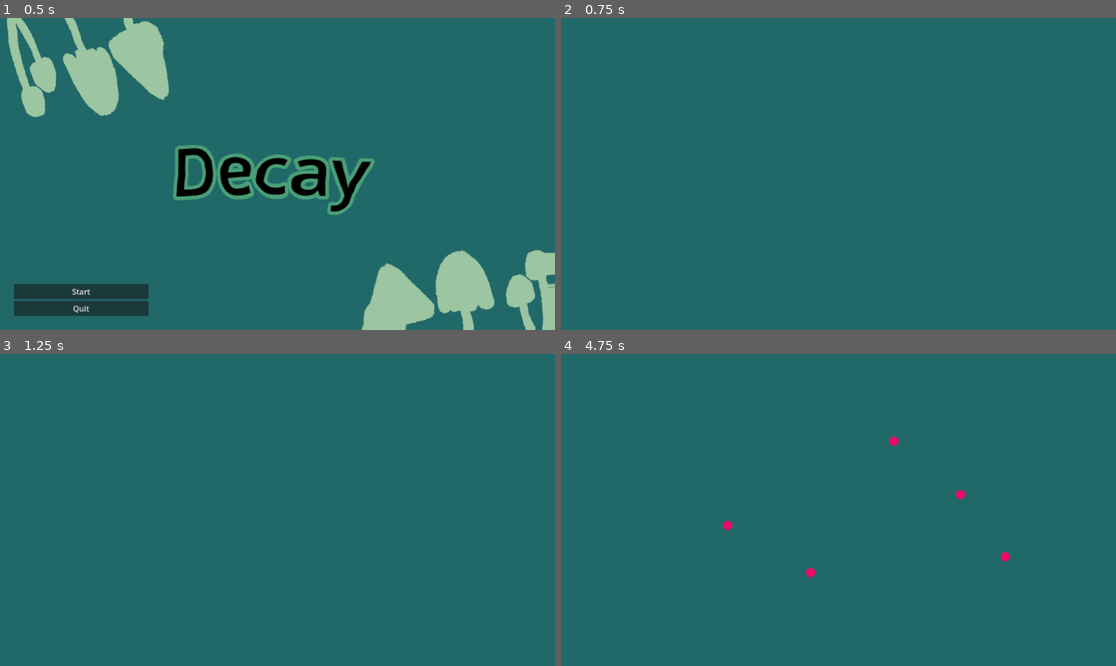
Above: before the commit, frames 1-4 (two rows, left to right).
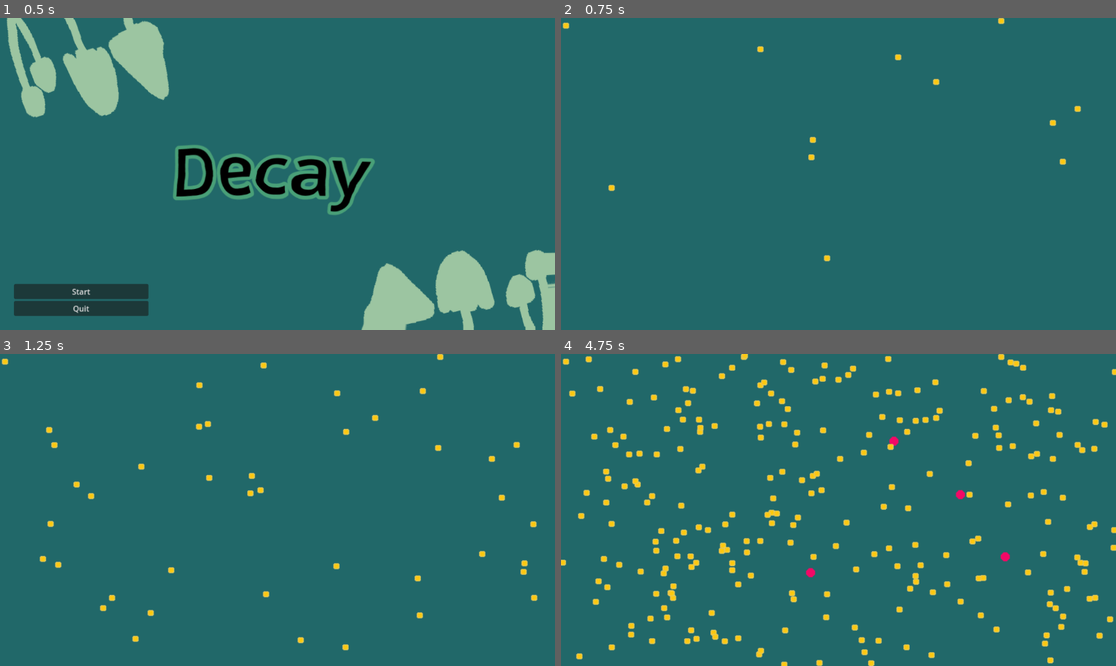
Above: after the commit, the same moments.

Repository: Alpha-Hotel/GameJamJan24
Game: Godot game, scene res://Scenes/menu.tscn
Same seed, same stepped clock (60 frames per second), same inputs: the game is played once before the commit and once after it.
Inputs (mouse positions are in pixels of both pictures, inside the frame that each line leads up to):
- Up to frame 1 (0.5 s): no input
- Up to frame 2 (0.75 s): click "Start" at 0.5 s
- Up to frame 3 (1.25 s): no input
- Up to frame 4 (4.75 s): move the mouse to (960, 494) at 1.27 s; click (960, 494) at 1.35 s; move the mouse to (727, 525) at 2.02 s; click (727, 525) at 2.1 s; move the mouse to (894, 441) at 2.77 s; click (894, 441) at 2.85 s; move the mouse to (810, 572) at 3.52 s; click (810, 572) at 3.6 s; move the mouse to (1005, 556) at 4.27 s; click (1005, 556) at 4.35 s

Frame 1 is identical in both runs. In frame 2, 0.3% of the frame differs, in the area x 0-94%, y 0-79%; in frame 3, 1.0%; in frame 4, 5.9%, in the area x 0-100%, y 0-100%.

Commit message:
added resource_nodes - working on making them talk

Diff:
--- a/Scenes/node.gd
+++ b/Scenes/node.gd
@@ -1,16 +1,32 @@
 extends Node
 
 const mycelia_node = preload("res://Scenes/mycelia_node.tscn")
+const resource_node = preload("res://Scenes/resource_node.tscn")
 
 # Called when the node enters the scene tree for the first time.
 func _ready():
 
 	pass # Replace with function body.
 
+var rng1 = RandomNumberGenerator.new()
+var rng2 = RandomNumberGenerator.new()
+
+func spawn_resource_nodes(num_spawn):
+
+	for i in num_spawn:
+
+		var randx = rng1.randf_range(0.0, 1152.0)
+		var randy = rng2.randf_range(0.0, 648.0)
+		var node_copy = resource_node.instantiate()
+		add_child(node_copy)
+		node_copy.position.x = randx
+		node_copy.position.y = randy
 
 # Called every frame. 'delta' is the elapsed time since the previous frame.
 func _process(delta):
-	#print($Collider.is_colliding)
+
+	spawn_resource_nodes(1)
+
 	pass
 
 var closest_node_1
--- /dev/null
+++ b/Scenes/resource_node.tscn
@@ -0,0 +1,26 @@
+[gd_scene load_steps=4 format=3 uid="uid://bpv5hvyqeueov"]
+
+[ext_resource type="Texture2D" uid="uid://cl4sc3ced2yu" path="res://Frames/resource_node-removebg-preview.png" id="1_xb7v0"]
+
+[sub_resource type="RectangleShape2D" id="RectangleShape2D_tj1ee"]
+size = Vector2(8, 8)
+
+[sub_resource type="SpriteFrames" id="SpriteFrames_7xq2f"]
+animations = [{
+"frames": [{
+"duration": 1.0,
+"texture": ExtResource("1_xb7v0")
+}],
+"loop": true,
+"name": &"default",
+"speed": 5.0
+}]
+
+[node name="Resource Node" type="Area2D"]
+
+[node name="normal_collider" type="CollisionShape2D" parent="."]
+shape = SubResource("RectangleShape2D_tj1ee")
+
+[node name="AnimatedSprite2D" type="AnimatedSprite2D" parent="."]
+scale = Vector2(1.6, 1.52)
+sprite_frames = SubResource("SpriteFrames_7xq2f")
--- a/main.gd
+++ b/main.gd
@@ -9,10 +9,6 @@
 
 
 # Called every frame. 'delta' is the elapsed time since the previous frame.
-func _process(delta):
-	#print($Collider.is_colliding)
-	pass
-
 var closest_node_1
 var closest_node_2
 var line
@@ -27,6 +23,7 @@
 		# This runs if the mouse is clicked
 		print("main")
 		print("Mouse Click/Unclick at: ", )
+
 		if not check_collision(event.position):
 			# Checks collision at the mouse posiiton
 			print("no collision")
@@ -39,8 +36,6 @@
 	elif event is InputEventMouseMotion:
 		#print("Mouse Motion at: ", event.position)
 		pass
-
-
 
 func add_mycelia_node(pos):
 	# This function adds a mycelia node at a given position (pos)
@@ -62,3 +57,7 @@
 
 func add_connecting_lines(placed_pos, pos_2, pos_3):
 	pass
+
+func _process(delta):
+	#print($Collider.is_colliding)
+	pass
Binary file added: Frames/resource_node-removebg-preview.png
Not shown, added: Frames/resource_node-removebg-preview.png.import
Not shown: 1 places in Scenes/test.tscn that only renumber resources
